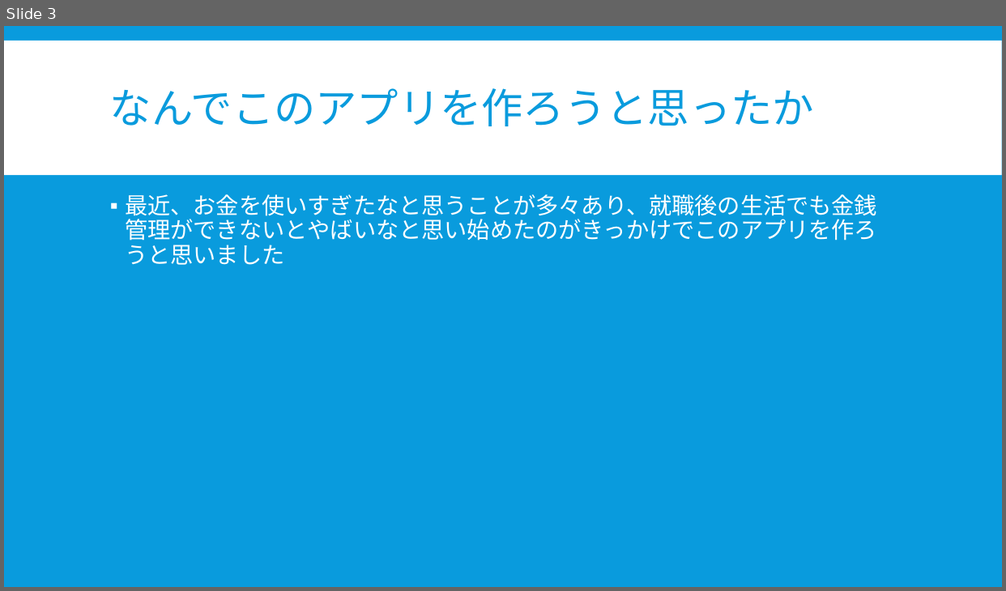
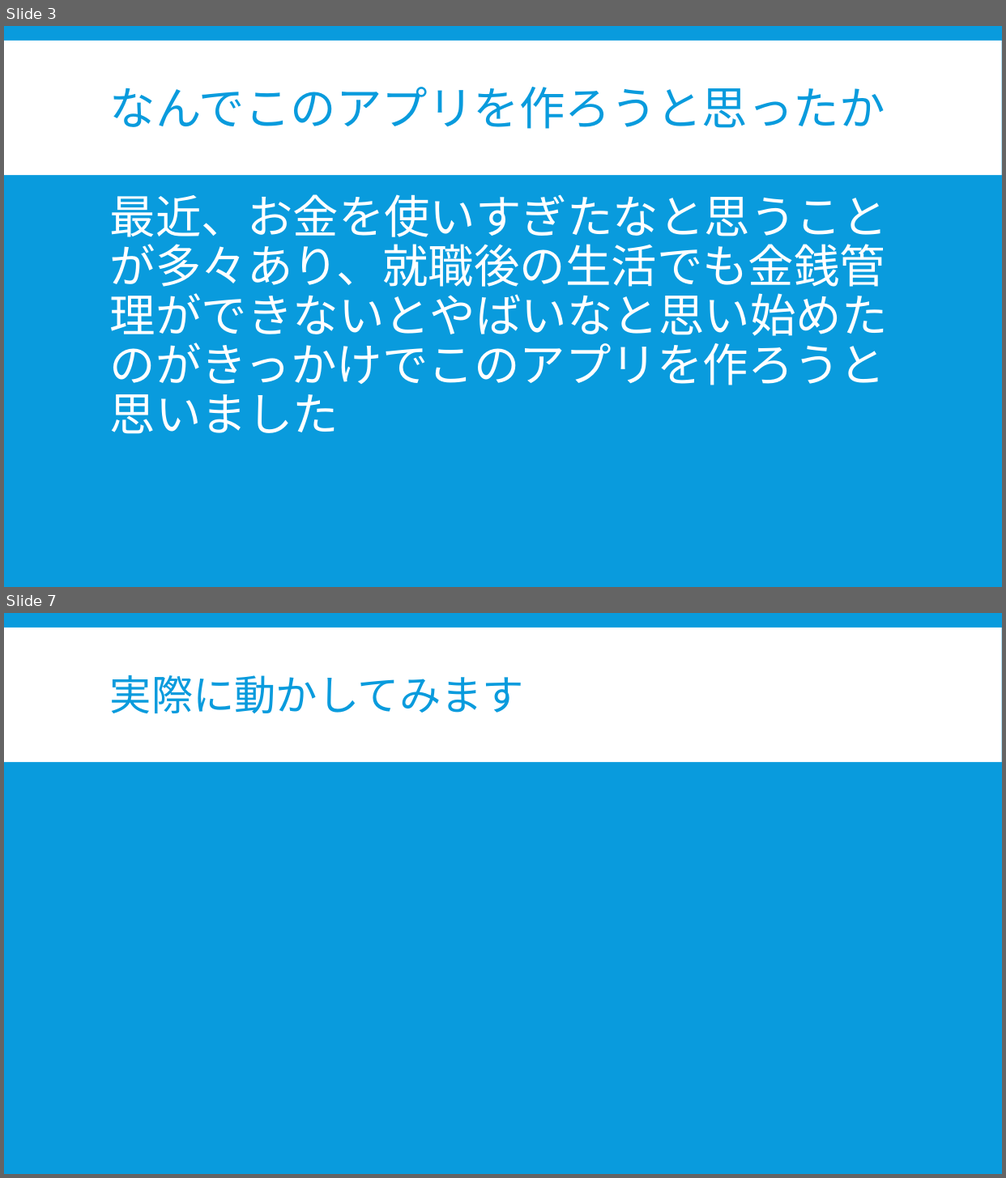
Before and after one commit to hanzawayuki/mobile, a slide deck: 金銭管理アプリ.pptx. Shown one above the other, each under a label of ours: slide 3 before the commit, slides 3 and 7 after it; the slides between them are not shown. The pictures are 1006x591 and 1006x1178 pixels, drawn with LibreOffice and Linux fonts; fonts in the diff are those of the drawing. Boxes give left, top, right and bottom in pixels: in the first picture for what was removed or moved away, otherwise in the second. Text is boxed around its words. In the diff, an @@ line names an element or a change of style, - is before the commit and + after.

```diff
--- a/金銭管理アプリ.pptx
+++ b/金銭管理アプリ.pptx
@@ slide 7 added at (x1=4, y1=613, x2=1002, y2=1174), background #099BDD; not listed: 1 template element that a slide beside it also shows @@
@@ title added at (x1=110, y1=675, x2=524, y2=713), 40 pt, text #099BDD @@
+実際に動かしてみます
@@ slide 3 changed as well @@
@@ title "なんでこのアプリを作ろうと思ったか" at (x1=110, y1=87, x2=885, y2=129): size 40 to 44 pt @@
@@ text "最近、お金を使いすぎたなと思うことが多々あり、就職後の生活でも金銭管理ができないとやばいなと思い始めたのがきっかけでこの ..." at (x1=110, y1=194, x2=888, y2=434): size 22 to 44 pt; bullet ▪ to none @@
```
Also in this commit, not shown: 3 other slides changed, 2 other slides added, 1 slide removed.
